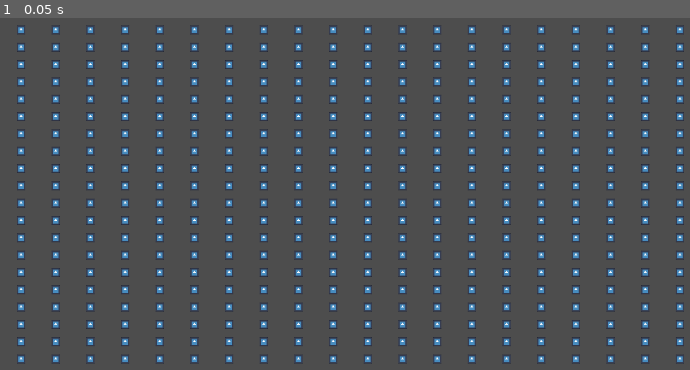
Above: before the commit, frame 1.
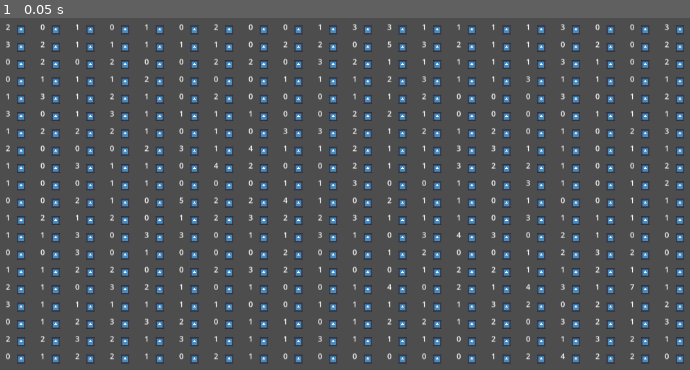
Above: after the commit, the same moment.

Repository: Tonsak09/ABM-Birds
Game: Godot game, scene res://world.tscn
The game is run twice, just before and just after one commit, with the same random seed, the same clock (stepped at 60 frames per second) and the same inputs. The engine's default icon, where the game draws it, is replaced by a stand-in: a white triangle on a blue panel in a dark square.
Inputs:
- Up to frame 1 (0.05 s): no input

The runs differ from the first frame. In frame 1, 2.8% of the frame differs, in the area x 0-97%, y 1-98%.

Commit message:
Main state machine for game

Diff:
--- a/Abm-birds/Bird.gd
+++ b/Abm-birds/Bird.gd
@@ -11,6 +11,12 @@
 
 const temperatureMin : int = 10;
 const temperatureMax : int = 90;
+
+# Uses GameManager script
+var gm : Node;
+
+func Initialize(gameManager, index: int, idealWintering : Vector2, idealBreeding : Vector2):
+	gm = gameManager;
 
 # Represents the bird’s current state that shows
 # us whether the bird is staying in one place or
--- a/Abm-birds/Cell.gd
+++ b/Abm-birds/Cell.gd
@@ -3,6 +3,14 @@
 @export var resourceCount : int;
 @export var temperature : int;
 @export var id : Vector2;
+
+@export_category("Debug")
+@export var tempDis : RichTextLabel;
+
+var heldBirds = [];
+
+func _process(delta):
+	tempDis.text = str(heldBirds.size());
 
 # Returns whether an agent can a given amount of resources from
 # this cell
--- a/Abm-birds/GameManager.gd
+++ b/Abm-birds/GameManager.gd
@@ -1,45 +1,46 @@
 extends Node
 
+@export_category("World Generation")
 @export var cellCountX : int;
 @export var cellCountY : int;
 @export var topLeft : Node2D;
 @export var bottomRight: Node2D;
 
 var cellPrefab = preload("res://cell.tscn");
-
+# Double array that holds land pieces
 var cells = [];
-
 # Distance variables
 var xDis;
 var yDis;
 var xDelta;
 var yDelta;
 
-# Called when the node enters the scene tree for the first time.
-func _ready():
-	InitializeCells();
-	print(GetClosestCell(Vector2(0, 0)));
+@export_category("Birds")
+@export var birdStartCount : int;
 
+var birdPrefab = preload("res://bird.tscn");
+var birds = [];
+var birdsTaggedToMove = [];
 
-# Called every frame. 'delta' is the elapsed time since the previous frame.
-func _process(delta):
-	pass;
+@export_category("Animation")
+@export var animationTime : float;
+var animTimer : float;
 
-func InitializeCells():
-	xDis = bottomRight.position.x - topLeft.position.x;
-	yDis = bottomRight.position.y - topLeft.position.y;
+# Universal Game Variables
+var days : int;
+var rng = RandomNumberGenerator.new();
+var gameState : GameStates;
+var holdState : GameStates;
 
-	xDelta = xDis / cellCountX;
-	yDelta = yDis / cellCountY;
+enum GameStates
+{
+	PROCESS_CELL_TEMPERATURES,	# Change cell temperatures
+	PROCESS_BIRDS,				# Apply bird logic
+	ANIMATE_BIRDS,				# Move all birds tagged to move
+	RESET						# Reset variables for a new round
+}
 
-	for i in cellCountX:
-		cells.append([])
-		for j in cellCountY:
-			cells[i].append([]);
-			cells[i][j] = cellPrefab.instantiate();
-			cells[i][j].position = topLeft.position + Vector2(i * xDelta + (xDelta / 2.0), j * yDelta+ (yDelta / 2.0));
-			cells[i][j].id = Vector2(i, j);
-			add_child(cells[i][j]);
+# Helper Functions
 
 func GetClosestCell(pos : Vector2):
 	# Get percent along each axis after adding half deltas
@@ -60,3 +61,111 @@
 		return cells[cellX][cellY];
 
 	return null;
+
+
+
+# Called when the node enters the scene tree for the first time.
+func _ready():
+	InitializeCells();
+	InitializeBirds();
+
+# Called every frame. 'delta' is the elapsed time since the previous frame.
+func _process(delta):
+	StateMachine(delta);
+
+
+func StateMachine(delta : float):
+	if(gameState != holdState):
+		print(GameStates.keys()[gameState]);
+
+	holdState = gameState;
+
+	match (gameState):
+		GameStates.PROCESS_CELL_TEMPERATURES:
+			ProcessCellTemperatures();
+		GameStates.PROCESS_BIRDS:
+			ProcessBirds();
+		GameStates.ANIMATE_BIRDS:
+			AnimateBirds(delta);
+		GameStates.RESET:
+			Reset();
+
+
+func ProcessCellTemperatures():
+	for i in cellCountX:
+		for j in cellCountY:
+			cells[i][j].temperature = sin(days); # TODO: Change to a more dyanamic temperature change
+	gameState = GameStates.PROCESS_BIRDS;
+
+# Go through each bird and apply their logic
+func ProcessBirds():
+	for bird in birds:
+		# Can bird survive its current cell's temperature
+		# Can bird eat
+		# Is Temperature Tolerable
+		# Process bird SM
+		continue;
+	gameState = GameStates.ANIMATE_BIRDS;
+
+# Tell each bird to animate in a given amount of time
+# and then continue to the next state
+func AnimateBirds(delta : float):
+	# Has Animation just Started?
+	# 	Iterate through birdsTaggedToMove and set them to move
+	# 	with animationTime
+
+	# Check if timer has met animationTime yet
+	#	go to next state
+	animTimer += delta;
+	if(animTimer >= animationTime):
+		gameState = GameStates.RESET;
+
+# Reset variables and prepare for restarting cycle
+func Reset():
+	animTimer = 0.0;
+	birdsTaggedToMove = [];
+
+	gameState = GameStates.PROCESS_CELL_TEMPERATURES;
+
+# Create cells and store their distances
+func InitializeCells():
+	xDis = bottomRight.position.x - topLeft.position.x;
+	yDis = bottomRight.position.y - topLeft.position.y;
+
+	xDelta = xDis / cellCountX;
+	yDelta = yDis / cellCountY;
+
+	for i in cellCountX:
+		cells.append([])
+		for j in cellCountY:
+			cells[i].append([]);
+			cells[i][j] = cellPrefab.instantiate();
+			cells[i][j].position = topLeft.position + Vector2(i * xDelta + (xDelta / 2.0), j * yDelta + (yDelta / 2.0));
+			cells[i][j].id = Vector2(i, j);
+			add_child(cells[i][j]);
+
+# Setup all birds
+func InitializeBirds():
+	for i in birdStartCount:
+		GenerateBirdAtRandCell();
+
+# Create a bird and attach it to a particuluar cell. Then initialize it
+func GenerateBirdAtRandCell():
+	rng.randomize();
+	var randX = rng.randi_range(0, cellCountX - 1);
+	var randY = rng.randi_range(0, cellCountY - 1);
+
+	var randTargX = rng.randi_range(0, cellCountX - 1);
+	var randTargY = rng.randi_range(0, cellCountY - 1);
+
+	birds.append(birdPrefab.instantiate());
+	var index = birds.size() - 1;
+
+	cells[randX][randY].heldBirds.append(birds[index]);
+
+	# Set up bird
+	birds[birds.size() - 1].Initialize(
+		self,
+		index,
+		cells[randX][randY].position,  			# Wintering
+		cells[randTargX][randTargY].position);	# Breeding
--- /dev/null
+++ b/Abm-birds/bird.tscn
@@ -0,0 +1,6 @@
+[gd_scene load_steps=2 format=3 uid="uid://dn8mjhxxhs4pq"]
+
+[ext_resource type="Script" path="res://Bird.gd" id="1_0c44x"]
+
+[node name="Bird" type="Node2D"]
+script = ExtResource("1_0c44x")
--- a/Abm-birds/cell.tscn
+++ b/Abm-birds/cell.tscn
@@ -3,9 +3,25 @@
 [ext_resource type="Texture2D" uid="uid://bqs440g341w54" path="res://icon.svg" id="1_3k7hr"]
 [ext_resource type="Script" path="res://Cell.gd" id="2_ht8ge"]
 
-[node name="Cell" type="Node2D"]
+[node name="Cell" type="Node2D" node_paths=PackedStringArray("tempDis")]
 script = ExtResource("2_ht8ge")
+tempDis = NodePath("RichTextLabel")
 
 [node name="Sprite2D" type="Sprite2D" parent="."]
 scale = Vector2(0.1, 0.1)
 texture = ExtResource("1_3k7hr")
+
+[node name="RichTextLabel" type="RichTextLabel" parent="."]
+anchors_preset = 8
+anchor_left = 0.5
+anchor_top = 0.5
+anchor_right = 0.5
+anchor_bottom = 0.5
+offset_left = -22.5
+offset_top = -12.0
+offset_right = 22.5
+offset_bottom = 12.0
+grow_horizontal = 2
+grow_vertical = 2
+theme_override_font_sizes/normal_font_size = 11
+text = "Test"
--- a/Abm-birds/world.tscn
+++ b/Abm-birds/world.tscn
@@ -1,7 +1,7 @@
 [gd_scene load_steps=3 format=3 uid="uid://cwgriyd1nlh7f"]
 
+[ext_resource type="PackedScene" uid="uid://dn8mjhxxhs4pq" path="res://bird.tscn" id="2_7aueb"]
 [ext_resource type="Script" path="res://GameManager.gd" id="2_epfdy"]
-[ext_resource type="Script" path="res://Bird.gd" id="2_q1vlf"]
 
 [node name="World" type="Node2D"]
 
@@ -13,6 +13,8 @@
 cellCountY = 20
 topLeft = NodePath("TopLeftCorner")
 bottomRight = NodePath("TopRightCorner")
+birdStartCount = 500
+animationTime = 3.0
 
 [node name="TopLeftCorner" type="Node2D" parent="Game Manager"]
 position = Vector2(-500, -250)
@@ -20,5 +22,4 @@
 [node name="TopRightCorner" type="Node2D" parent="Game Manager"]
 position = Vector2(500, 250)
 
-[node name="Bird" type="Node2D" parent="."]
-script = ExtResource("2_q1vlf")
+[node name="Bird" parent="." instance=ExtResource("2_7aueb")]
